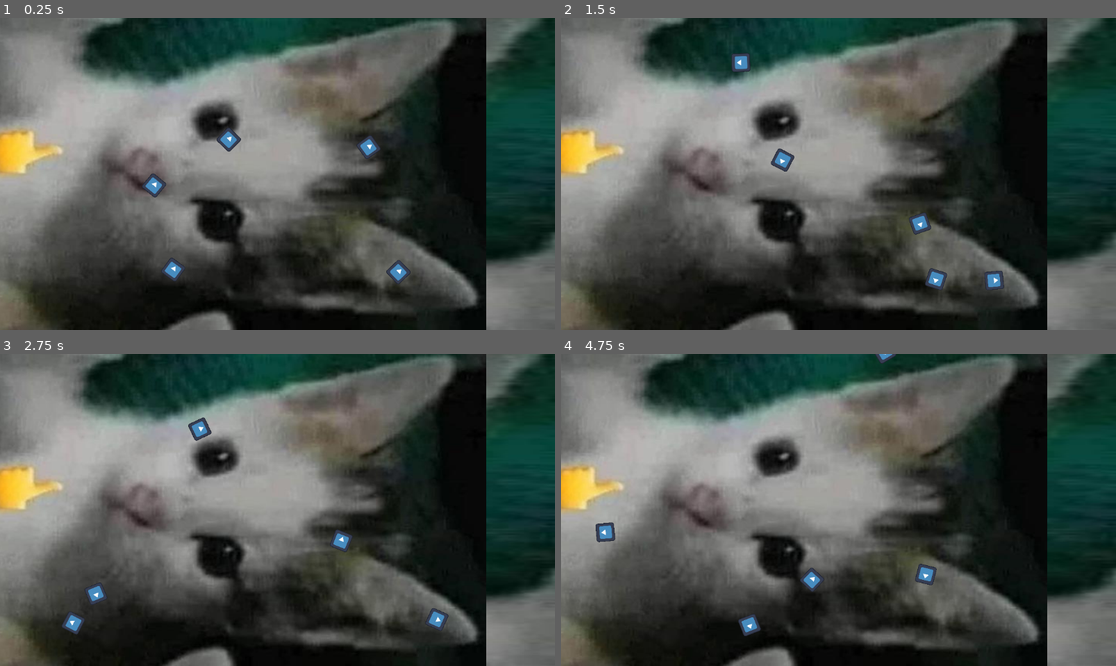
Above: before the commit, frames 1-4 (two rows, left to right).
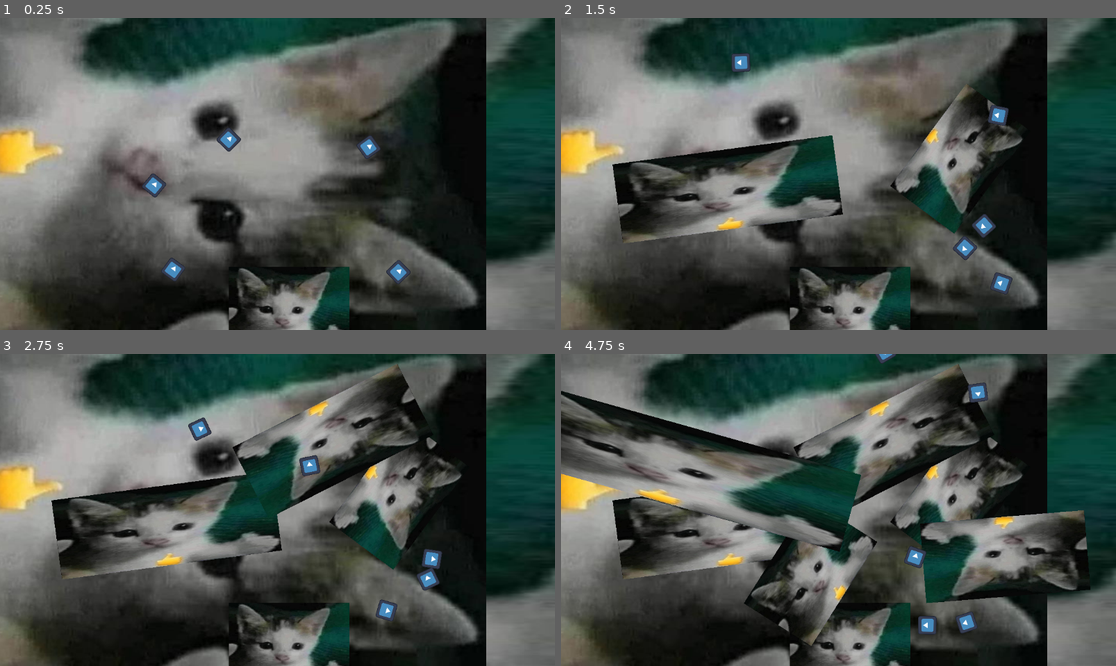
Above: after the commit, the same moments.

Repository: ElevatorBros/RoadRoad
Game: Godot game, scene res://Map.tscn
Same seed, same stepped clock (60 frames per second), same inputs: the game is played once before the commit and once after it. The engine's default icon, where the game draws it, is replaced by a stand-in: a white triangle on a blue panel in a dark square.
Inputs (mouse positions are in pixels of both pictures, inside the frame that each line leads up to):
- Up to frame 1 (0.25 s): no input
- Up to frame 2 (1.5 s): tap Enter (ui_accept) at 0.5, 0.6, 0.77, 1.07, 1.35 s; move the mouse to (960, 158) at 0.52 s; click (960, 158) at 0.67 s; move the mouse to (727, 189) at 1.27 s; click (727, 189) at 1.42 s
- Up to frame 3 (2.75 s): tap Enter (ui_accept) at 1.52, 1.82, 2.1 s; move the mouse to (333, 441) at 2.02 s; click (333, 441) at 2.17 s
- Up to frame 4 (4.75 s): move the mouse to (810, 572) at 2.77 s; tap Enter (ui_accept) at 2.85, 3.02, 3.32, 3.6, 3.77, 4.07, 4.35, 4.52 s; click (810, 572) at 2.92 s; move the mouse to (1005, 556) at 3.52 s; click (1005, 556) at 3.67 s; move the mouse to (672, 463) at 4.27 s; click (672, 463) at 4.42 s

The runs differ from the first frame. In frame 1, 3.1% of the frame differs, in the area x 41-63%, y 79-100%; in frame 2, 17%; in frame 3, 23%; in frame 4, 38%, in the area x 0-96%, y 3-100%.

Commit message:
new code

Diff:
--- a/Map.gd
+++ b/Map.gd
@@ -2,26 +2,34 @@
 
 @export var straight_road_scene: PackedScene
 @onready var straight_road = straight_road_scene.instantiate()
+@onready var roads = find_child("Roads")
 
 # Called when the node enters the scene tree for the first time.
 func _ready():
 	straight_road.position = Vector2(600,600)
-	add_child(straight_road)
-	move_child(straight_road, 0)
+	roads.add_child(straight_road)
+	roads.move_child(straight_road, -1)
 
 
 func add_road():
 	var mouse = get_global_mouse_position()
-	var last_position = get_child(0).position
+	var last_position = roads.get_child(-1).position
 	var scale_x = max(mouse.x, last_position.x) / min(mouse.x, last_position.x)
 	var new_straight_road = straight_road_scene.instantiate()
+
 	new_straight_road.scale = Vector2(scale_x, 1)
 	new_straight_road.position = mouse
 	new_straight_road.rotation = atan2(last_position.y - mouse.y, last_position.x - mouse.x)
-	add_child(new_straight_road)
-	move_child(new_straight_road, 0)
+	print("Rotation: ", new_straight_road.rotation)
+
+	roads.add_child(new_straight_road)
+	roads.move_child(new_straight_road, -1)
 
 # Called every frame. 'delta' is the elapsed time since the previous frame.
 func _process(delta):
-	if Input.is_action_just_released("ui_accept"):
-		add_road()
+	pass
+
+func _input(event):
+	if event is InputEventMouseButton:
+		if event.button_index == MOUSE_BUTTON_LEFT and event.pressed:
+			add_road()
--- a/Map.tscn
+++ b/Map.tscn
@@ -9,26 +9,30 @@
 straight_road_scene = ExtResource("2_bkqul")
 metadata/_edit_horizontal_guides_ = []
 
-[node name="StraightRoad" parent="." instance=ExtResource("2_bkqul")]
+[node name="Roads" type="Node2D" parent="."]
+
+[node name="StraightRoad" parent="Roads" instance=ExtResource("2_bkqul")]
 position = Vector2(231, 256)
 scale = Vector2(14.4744, 4.95241)
 
-[node name="StraightRoad2" parent="." instance=ExtResource("2_bkqul")]
+[node name="StraightRoad2" parent="Roads" instance=ExtResource("2_bkqul")]
 position = Vector2(492, 272)
-rotation = 1.5708
-scale = Vector2(-4.10185, 6.23892)
+rotation = -1.5708
+scale = Vector2(4.10185, -6.23892)
 
-[node name="Car" parent="." instance=ExtResource("1_h4w07")]
+[node name="Cars" type="Node2D" parent="."]
+
+[node name="Car" parent="Cars" instance=ExtResource("1_h4w07")]
 position = Vector2(277, 452)
 
-[node name="Car2" parent="." instance=ExtResource("1_h4w07")]
+[node name="Car2" parent="Cars" instance=ExtResource("1_h4w07")]
 position = Vector2(759, 458)
 
-[node name="Car3" parent="." instance=ExtResource("1_h4w07")]
+[node name="Car3" parent="Cars" instance=ExtResource("1_h4w07")]
 position = Vector2(697, 188)
 
-[node name="Car4" parent="." instance=ExtResource("1_h4w07")]
+[node name="Car4" parent="Cars" instance=ExtResource("1_h4w07")]
 position = Vector2(393, 172)
 
-[node name="Car5" parent="." instance=ExtResource("1_h4w07")]
+[node name="Car5" parent="Cars" instance=ExtResource("1_h4w07")]
 position = Vector2(236, 272)
